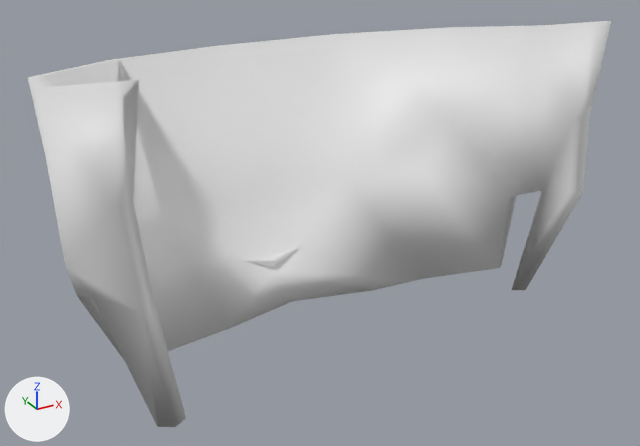
The FBX model Assets/3DModels/Character/hair_2.fbx: old version first, new version second.
One viewpoint serves both versions: a 50 mm camera at (-2.6, -4.48, 7.13) aimed at (0.29, 0.77, 4.51). Arrows for +X, +Y and +Z are at lower left; the lights stay in place. Where no turn or scale is listed for an object, it has been applied to the vertices.

The scene before the commit, as lines of its bpy script (objects in view):
```python
me_cylinder_007 = bpy.data.meshes.new('Cylinder.007')
me_cylinder_007.from_pydata(...)  # 134 vertices, 159 faces; spans x -1.74..1.74, y -1.56..1.88, z -1.46..1.12
# before: 3 (1.74, -0.75, 0.93) at pixel (545, 25), 21 (1.6, 0.12, 0.78) at pixel (452, 27), 70 (1.63, -0.74, 0.93) at pixel (533, 26), 88 (1.51, 0.07, 0.79) at pixel (446, 28)
ob_body_001 = bpy.data.objects.new('Body.001', me_cylinder_007)
ob_body_001.location = (0.001, 0.927, 4.987)
```
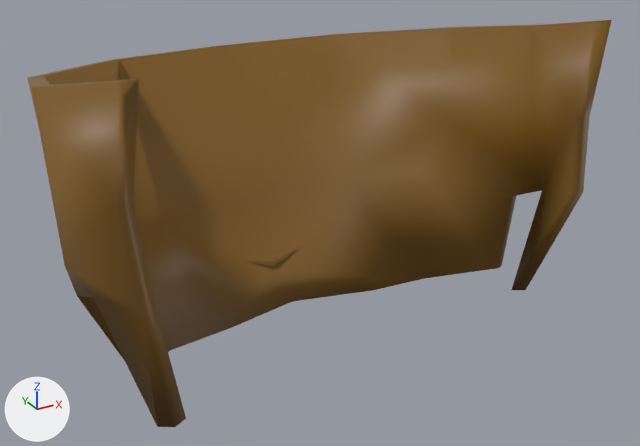
What differs and where, as boxes (x1, y1, x2, y2) in the pictures (640 x 446 px; the box of a moved part takes in the faces that stretch with it):
part 1 of me_cylinder_007, moved or reshaped: before (337, 21, 600, 190); after (337, 20, 603, 190)
part 2 of me_cylinder_007, moved or reshaped: (28, 76, 141, 312) in both
part 3 of me_cylinder_007, recoloured (white to brown): (32, 20, 612, 427) in both

What changed in the scene script:
```text
Add mat_material_013:
    mat_material_013 = principled_material('Material.013')
    mat_material_013.base_color = (0.214, 0.106, 0.0132)  # brown #7f5c1e
Change me_cylinder_007:
    used by ob_body_001; location = (0.001, 0.927, 4.987)
    verts and faces of me_cylinder_007; kept vertices keep their numbers, new ones are numbered from 134
    remove me_cylinder_007.from_pydata(...)  # 134 vertices, 159 faces; spans x -1.74..1.74, y -1.56..1.88, z -1.46..1.12
    add me_cylinder_007.from_pydata(...)  # 134 vertices, 161 faces; spans x -1.74..1.74, y -1.56..1.88, z -1.46..1.13
    me_cylinder_007 part 1
    add verts[3] = (1.74, -0.75, 0.94)  # moved, pixel (545, 24)
    add verts[70] = (1.63, -0.74, 0.94)  # moved, pixel (533, 25)
    add verts[21] = (1.61, 0.09, 0.79)  # moved, pixel (455, 26)
    add verts[88] = (1.52, 0.04, 0.8)  # moved, pixel (449, 27)
    me_cylinder_007 part 2
    2 vertices are removed from x -1.74..-1.63, y -0.75..-0.74, z 0.93
    6 faces are deleted
    1 vertex moves from x -1.73, y -0.92, z -0.02 to x -1.73, y -0.91, z -0.02
    2 vertices are added at (-1.74, -0.75, 0.94), (-1.64, -0.74, 0.94)
    8 new faces join them
    me_cylinder_007 part 3: 153 faces spanning x -1.73..1.74, y -1.56..1.88, z -1.46..1.13 switch from no material to mat_material_013 (brown #805b1e)
```
